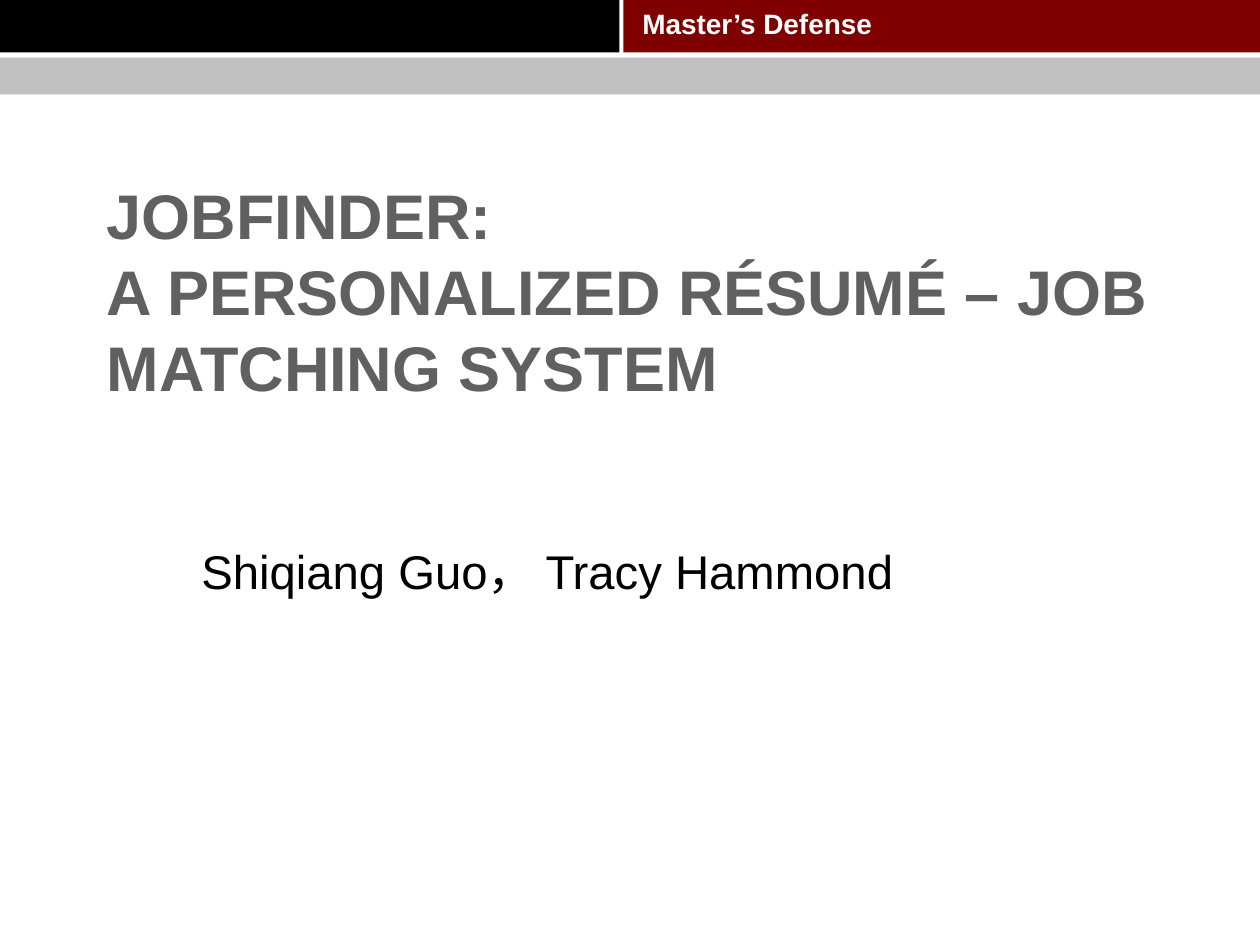
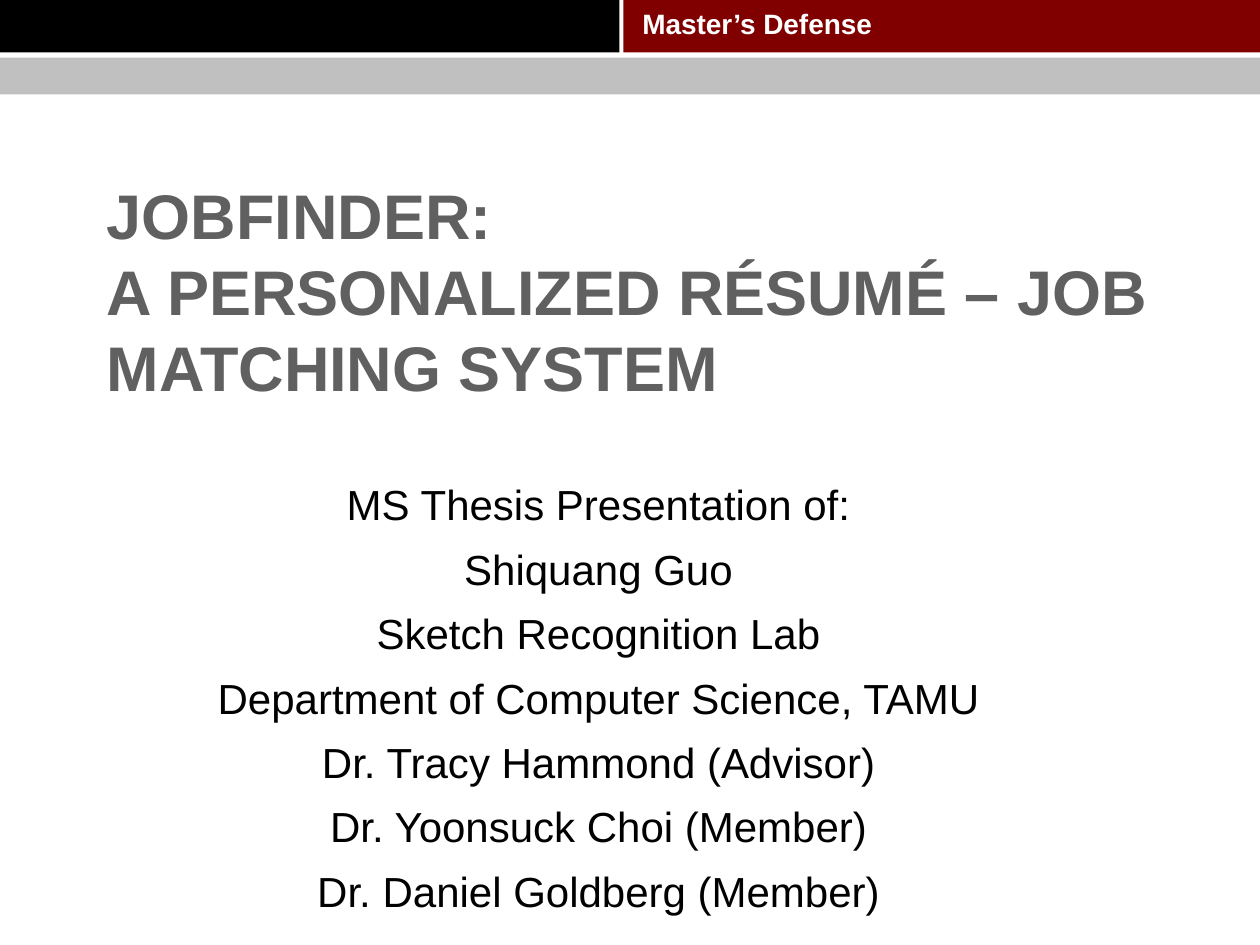
Before and after one commit to pkushiqiang/thesis, a slide deck: slide 1 of media/Master's thesis.pptx. Drawn at 1260x945 pixels with LibreOffice and Linux fonts; fonts in the diff are those of the drawing; background and template pictures are left out. Boxes give left, top, right and bottom in pixels: in the first picture for what was removed or moved away, otherwise in the second. Text is boxed around its words. In the diff, an @@ line names an element or a change of style, - is before the commit and + after.

```diff
--- a/media/Master's thesis.pptx
+++ b/media/Master's thesis.pptx
@@ subtitle at [218, 489, 979, 915]: text changed; size 27 to 24 pt @@
-Shiqiang Guo， Tracy Hammond
+MS Thesis Presentation of:
+Shiquang Guo
+Sketch Recognition Lab
+Department of Computer Science, TAMU
+Dr. Tracy Hammond (Advisor)
+Dr. Yoonsuck Choi (Member)
+Dr. Daniel Goldberg (Member)
```
Also in this commit, not shown: 6 other slides changed, 4 slides added, 1 slide removed, 1 other file.
